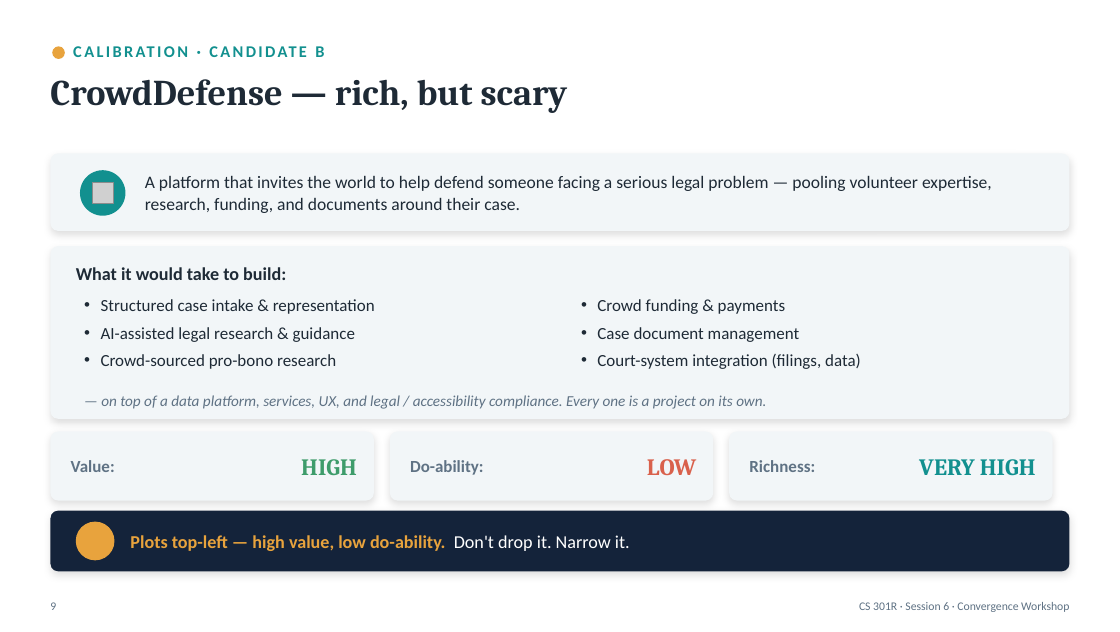
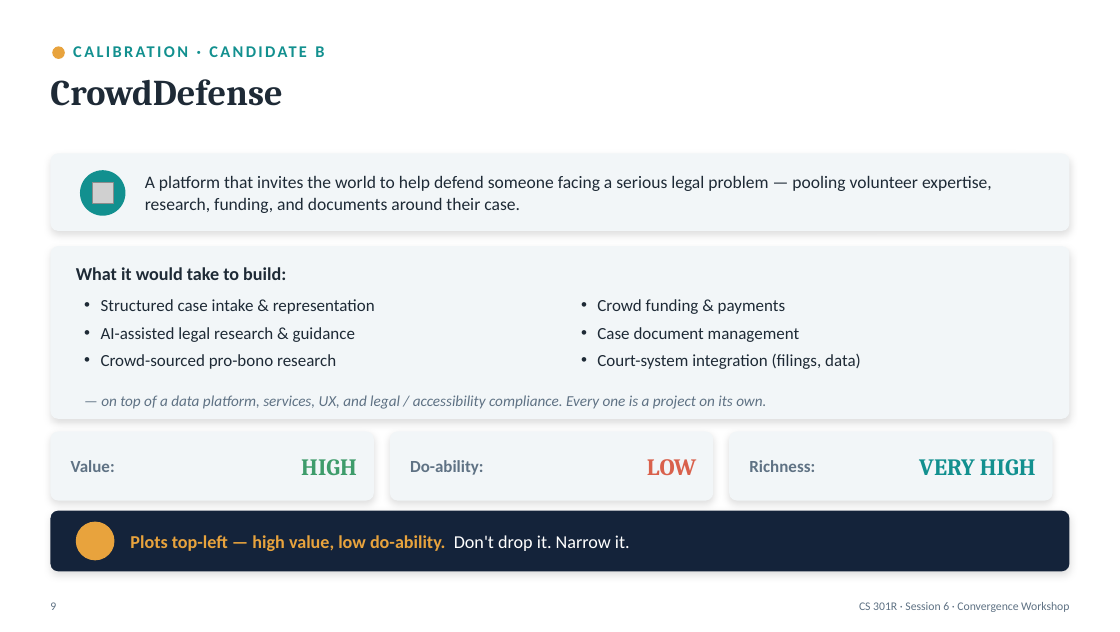
Before and after one commit to BYU-CS-Course-Ops/CS380, a slide deck: slide 9 of canvas_material/lectures/powerpoint/Session06-Convergence.pptx. Drawn at 1120x632 pixels with LibreOffice and Linux fonts; fonts in the diff are those of the drawing; grey boxes stand for pictures; background and template pictures are left out. Boxes give left, top, right and bottom in pixels: in the first picture for what was removed or moved away, otherwise in the second. Text is boxed around its words. In the diff, an @@ line names an element or a change of style, - is before the commit and + after.

```diff
--- a/canvas_material/lectures/powerpoint/Session06-Convergence.pptx
+++ b/canvas_material/lectures/powerpoint/Session06-Convergence.pptx
@@ text at box(50, 79, 282, 106): text changed @@
-CrowdDefense — rich, but scary
+CrowdDefense
```
Also in this commit, not shown: 1 other slide changed, 1 other file.
